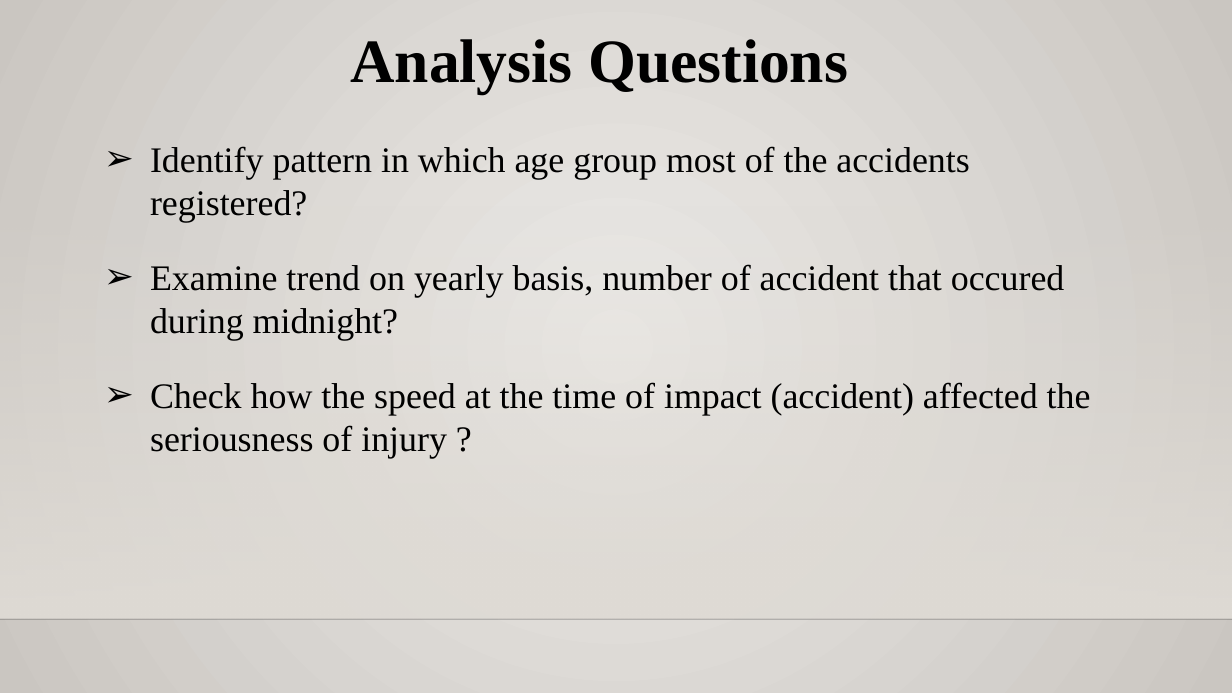
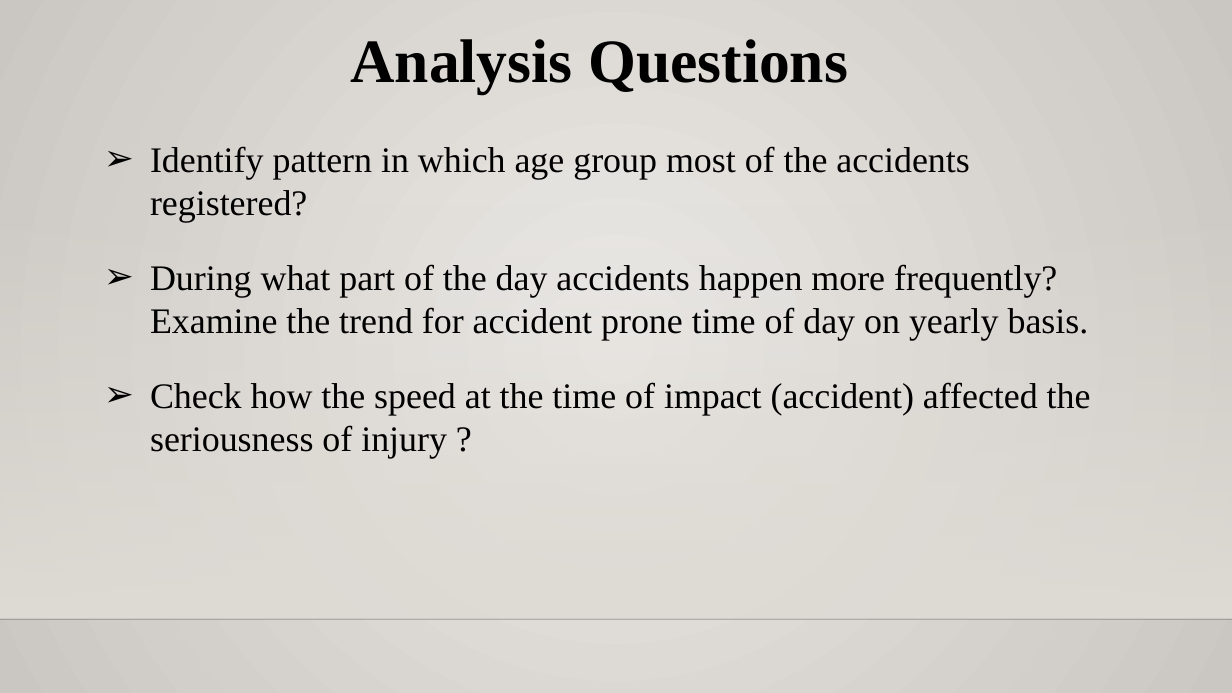
Before and after one commit to rajgabani/DAB-103-006-001, a slide deck: slide 10 of Project.pptx (slide 5 before the commit). Drawn at 1232x693 pixels with LibreOffice and Linux fonts; fonts in the diff are those of the drawing; background and template pictures are left out. Boxes give left, top, right and bottom in pixels: in the first picture for what was removed or moved away, otherwise in the second. Text is boxed around its words. In the diff, an @@ line names an element or a change of style, - is before the commit and + after.

```diff
--- a/Project.pptx
+++ b/Project.pptx
@@ text at (150,264,1089,341): text changed @@
-➢ Examine trend on yearly basis, number of accident that occured during midnight?
+➢ During what part of the day accidents happen more frequently? Examine the trend for accident prone time of day on yearly basis.
```
Also in this commit, not shown: 20 other slides changed, 29 slides added, 3 slides removed, 1 other file.
